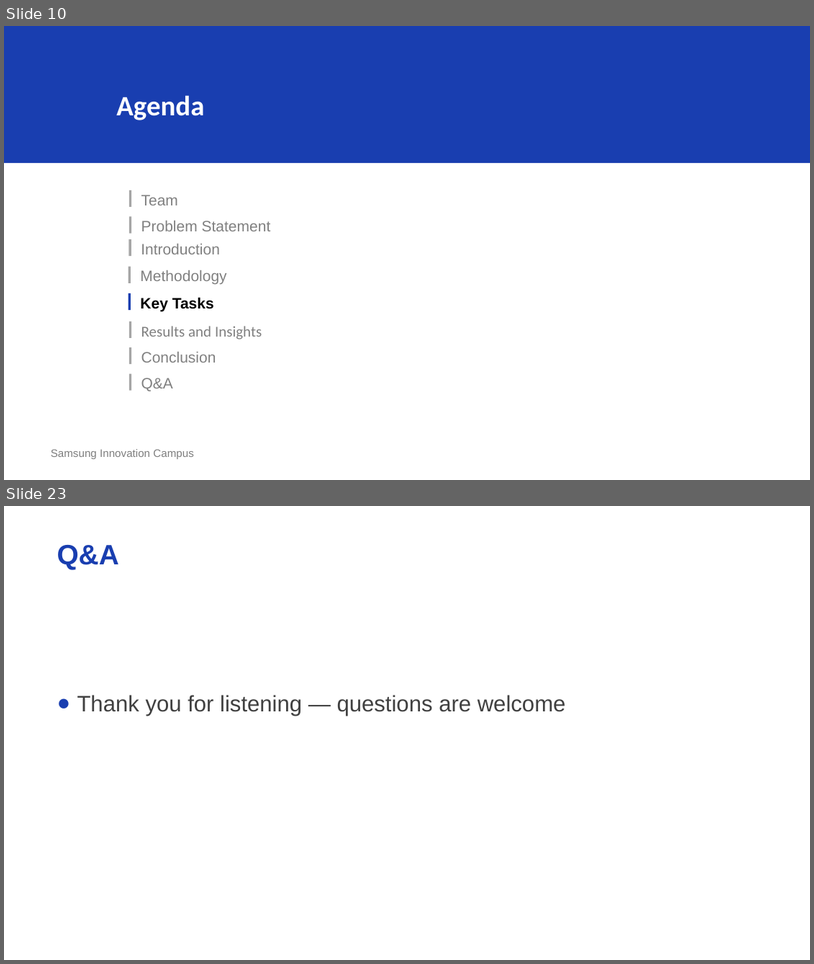
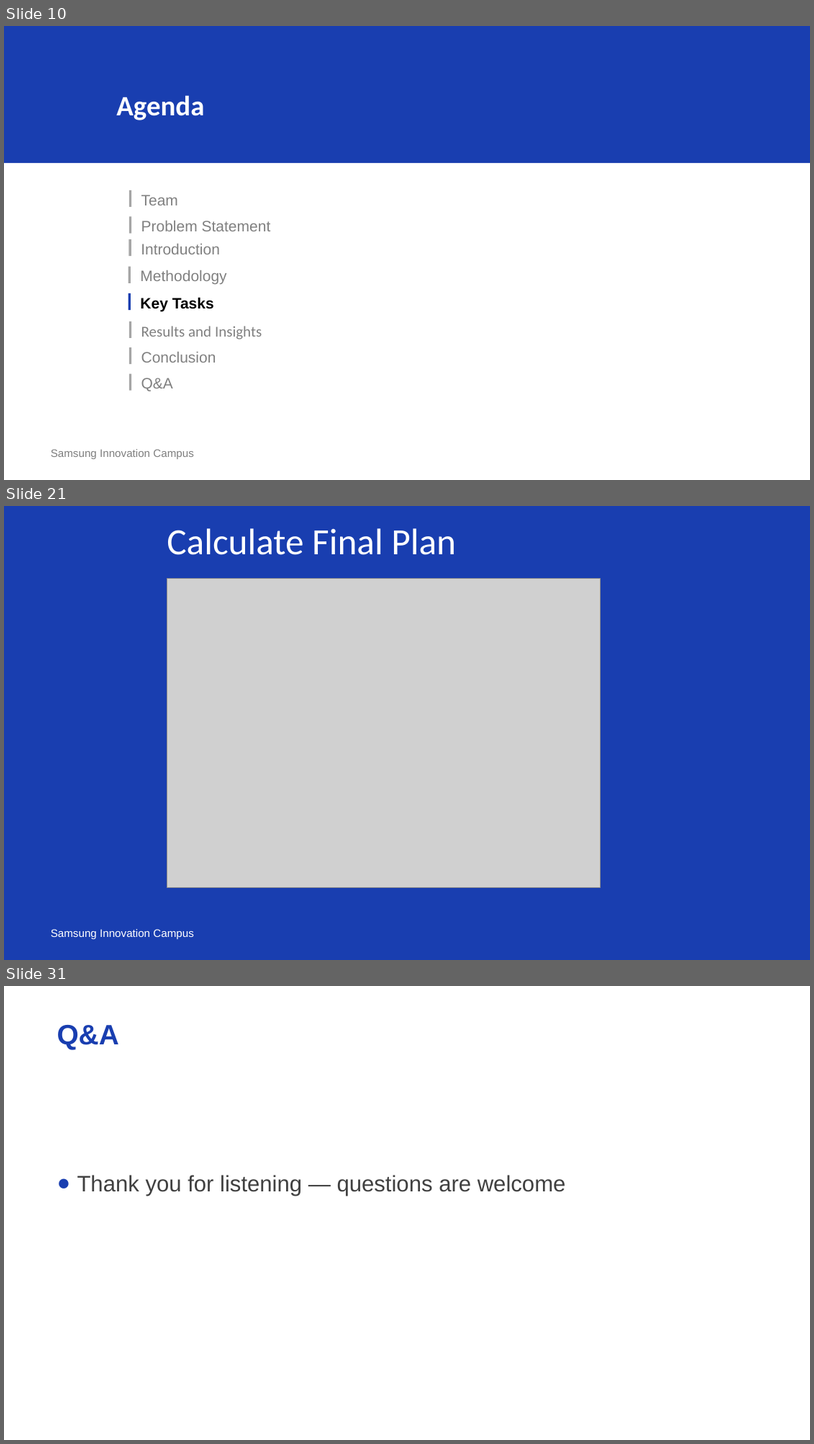
Before and after one commit to HabibaIbrahim6/ch6_project, a slide deck: Workshops_&_Learning_Events_Planner.pptx. Shown one above the other, each under a label of ours: slides 10 and 23 before the commit, slides 10, 21 and 31 after it; the slides between them are not shown. The pictures are 814x964 and 814x1444 pixels, drawn with LibreOffice and Linux fonts; fonts in the diff are those of the drawing; grey boxes stand for pictures. Boxes give left, top, right and bottom in pixels: in the first picture for what was removed or moved away, otherwise in the second. Text is boxed around its words. In the diff, an @@ line names an element or a change of style, - is before the commit and + after.

```diff
--- a/Workshops_&_Learning_Events_Planner.pptx
+++ b/Workshops_&_Learning_Events_Planner.pptx
@@ slide 21 added at <box>4,506,810,960</box>, background #193EB0 @@
@@ text added at <box>167,528,456,555</box>, 66 pt, text #FFFFFF @@
+Calculate Final Plan
@@ picture added at <box>167,578,600,888</box> @@
@@ text added at <box>51,929,194,939</box>, 19.5 pt, text #FFFFFF @@
+Samsung Innovation Campus
@@ what was slide 23 is now slide 31 @@
```
Also in this commit, not shown: 4 slides changed, 18 other slides added, 11 slides removed.
